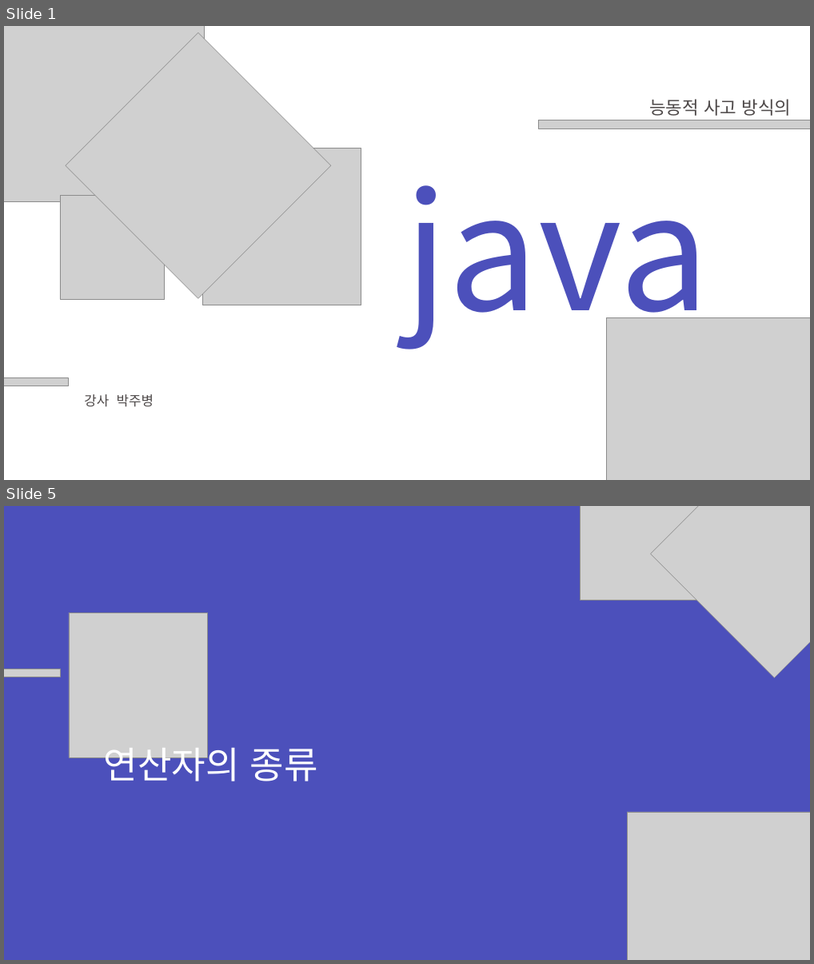
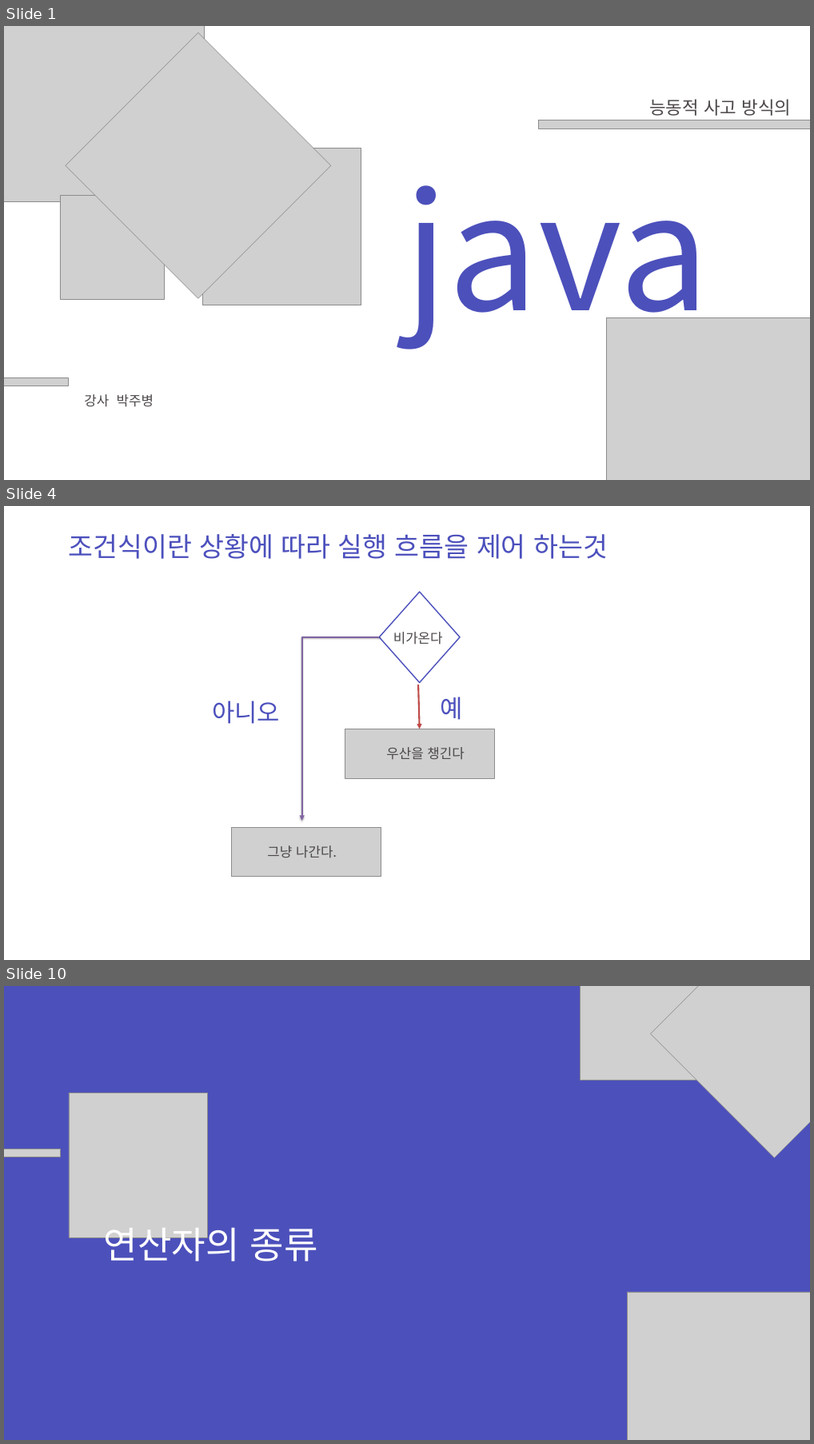
Before and after one commit to zest132/JavaLecture, a slide deck: JavaLecture/LectureFile/java 3강.pptx. Shown one above the other, each under a label of ours: slides 1 and 5 before the commit, slides 1, 4 and 10 after it; the slides between them are not shown. The pictures are 814x964 and 814x1444 pixels, drawn with LibreOffice and Linux fonts; fonts in the diff are those of the drawing; grey boxes stand for pictures. Boxes give left, top, right and bottom in pixels: in the first picture for what was removed or moved away, otherwise in the second. Text is boxed around its words. In the diff, an @@ line names an element or a change of style, - is before the commit and + after.

```diff
--- a/JavaLecture/LectureFile/java 3강.pptx
+++ b/JavaLecture/LectureFile/java 3강.pptx
@@ slide 4 added at box(4, 506, 810, 960), background #FFFFFF @@
@@ text added at box(69, 534, 608, 559), 48 pt, text #4C50BC @@
+조건식이란 상황에 따라 실행 흐름을 제어 하는것
@@ diamond added at box(379, 592, 460, 682), outline #4C50BC 2 pt @@
@@ elbow arrow added from (378, 638) to (302, 820), #8064A2 3 pt @@
@@ text added at box(394, 632, 443, 644), 24 pt, text #4D4848 @@
+비가온다
@@ arrow added from (418, 684) to (420, 729), #BF4C48 3 pt @@
@@ text added at box(441, 696, 463, 720), 44 pt, text #4C50BC @@
+예
@@ text added at box(212, 700, 280, 724), 44 pt, text #4C50BC @@
+아니오
@@ picture added at box(345, 729, 494, 778) @@
@@ text added at box(386, 747, 464, 759), 24 pt, text #4D4848 @@
+우산을 챙긴다
@@ picture added at box(231, 827, 381, 876) @@
@@ text added at box(267, 845, 337, 857), 24 pt, text #4D4848 @@
+그냥 나간다.
@@ what was slide 5 is now slide 10 @@
```
Also in this commit, not shown: 1 slide changed, 6 other slides added, 2 slides removed, 5 other files.
